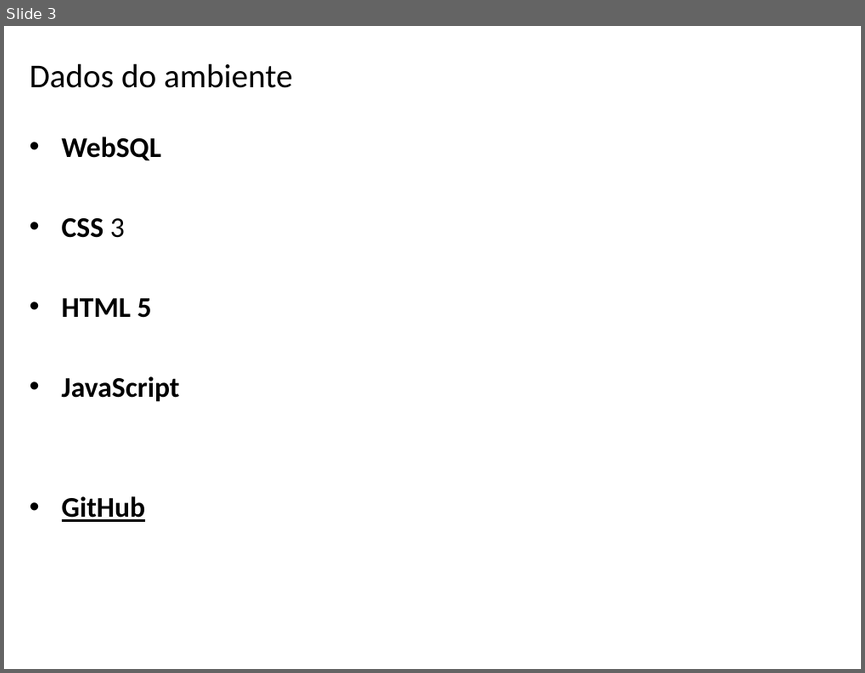
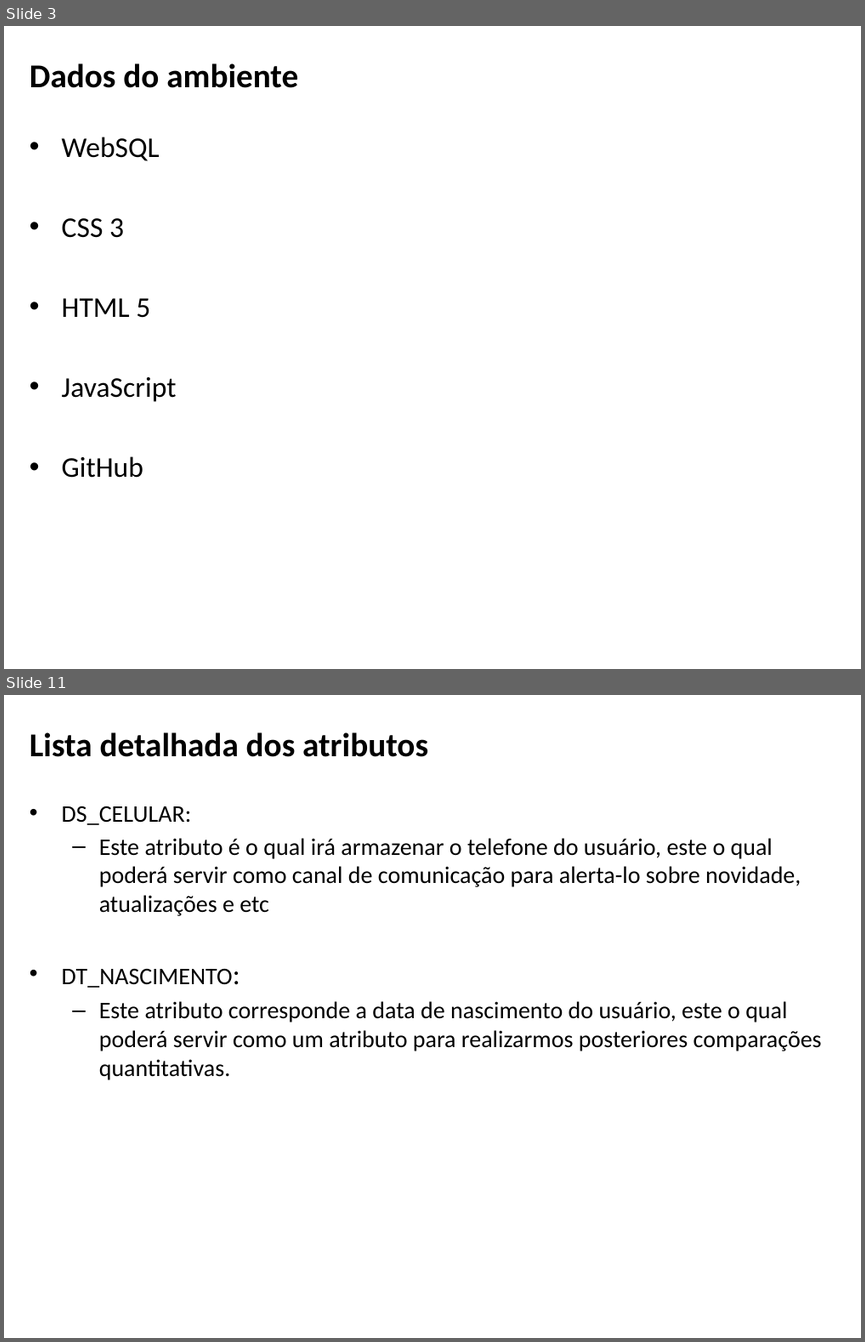
Before and after one commit to EDU23800/BSI4_PI4_CRUD_HTML, a slide deck: apresentação_fase_1.pptx. Shown one above the other, each under a label of ours: slide 3 before the commit, slides 3 and 11 after it; the slides between them are not shown. The pictures are 865x673 and 865x1342 pixels, drawn with LibreOffice and Linux fonts; fonts in the diff are those of the drawing; background and template pictures are left out. Boxes give left, top, right and bottom in pixels: in the first picture for what was removed or moved away, otherwise in the second. Text is boxed around its words. In the diff, an @@ line names an element or a change of style, - is before the commit and + after.

```diff
--- a/apresentação_fase_1.pptx
+++ b/apresentação_fase_1.pptx
@@ slide 11 added at (4,695,861,1338), background picture (left out) @@
@@ title added at (30,732,428,757), 28 pt, text #000000, bold @@
+Lista detalhada dos atributos
@@ text added at (62,805,822,1080), 20 pt, text #000000 @@
+• DS_CELULAR:
+  – Este atributo é o qual irá armazenar o telefone do usuário, este o qual poderá servir como canal de comunicação para alerta-lo sobre novidade, atualizações e etc
+• DT_NASCIMENTO:
+  – Este atributo corresponde a data de nascimento do usuário, este o qual poderá servir como um atributo para realizarmos posteriores comparações quantitativas.
@@ slide 3 changed as well @@
@@ title "Dados do ambiente" at (30,63,298,88): bold on @@
@@ text "WebSQL" at (62,136,177,477): bold off; underline off in "GitHub" @@
```
Also in this commit, not shown: 2 other slides changed, 21 other slides added, 1 slide removed, 1 other file.
